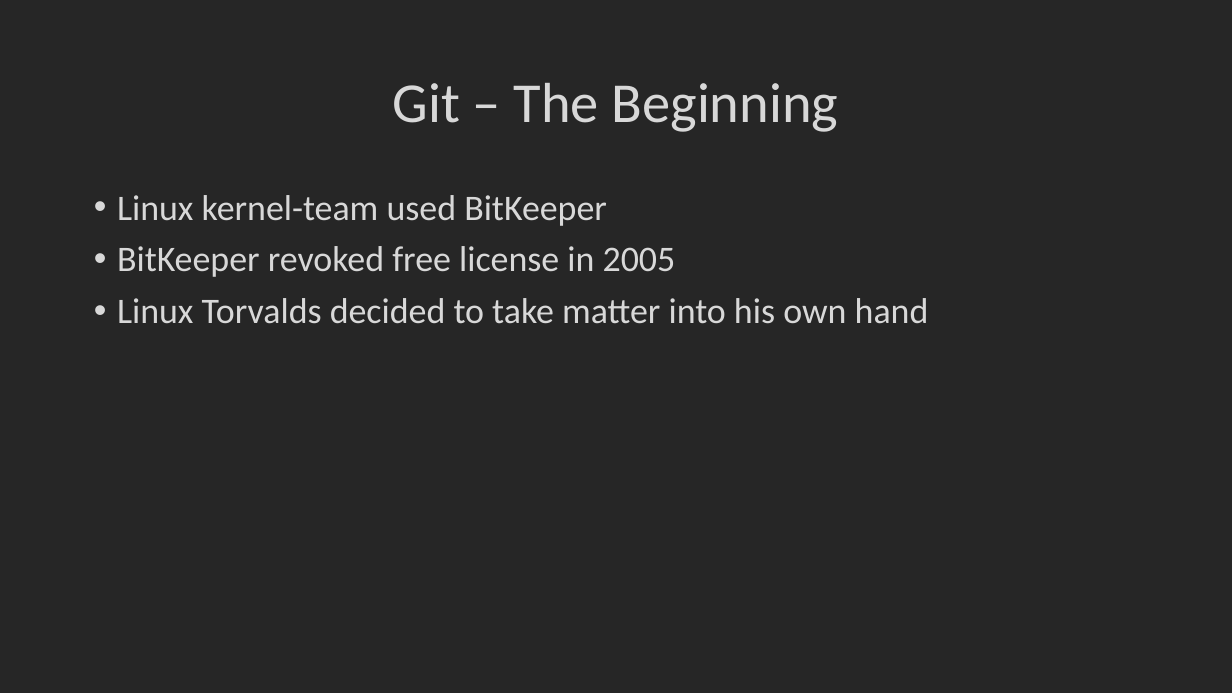
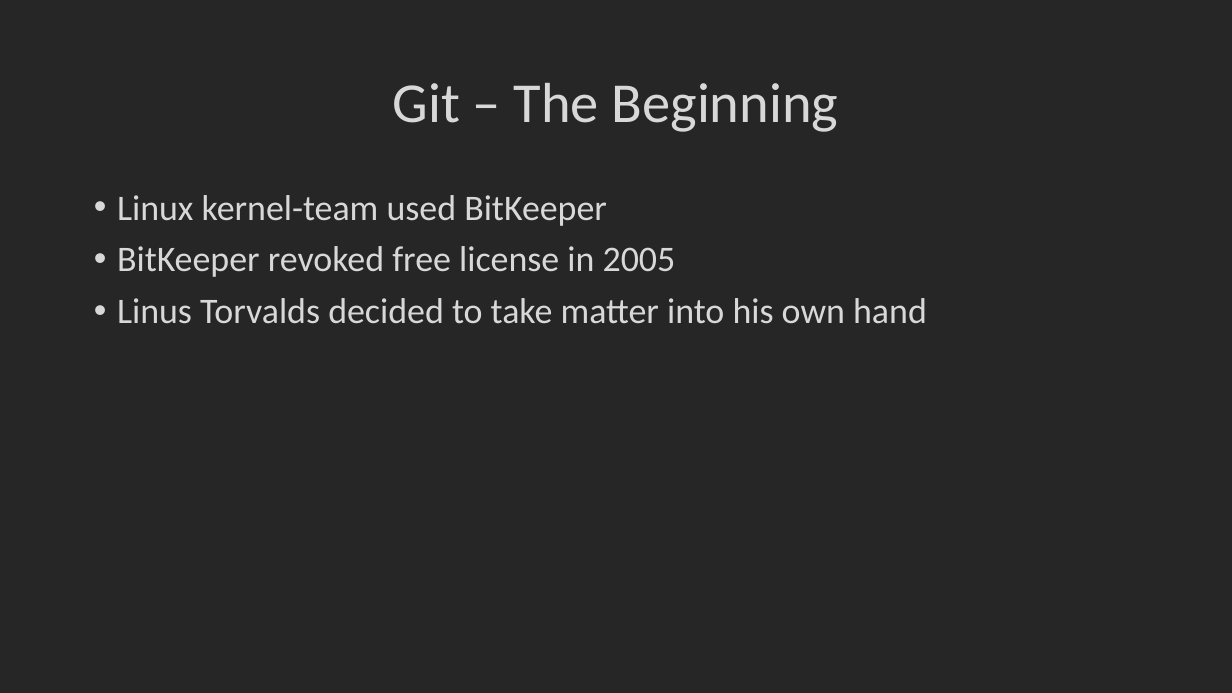
Before and after one commit to Xoechz/SEbaBB2, a slide deck: slide 4 of EN/GIT.pptx. Drawn at 1232x693 pixels with LibreOffice and Linux fonts; fonts in the diff are those of the drawing; background and template pictures are left out. Boxes give left, top, right and bottom in pixels: in the first picture for what was removed or moved away, otherwise in the second. Text is boxed around its words. In the diff, an @@ line names an element or a change of style, - is before the commit and + after.

Commit message:
updated git powerpoint

```diff
--- a/EN/GIT.pptx
+++ b/EN/GIT.pptx
@@ text at (x1=117, y1=298, x2=927, y2=324): text changed @@
-• Linux Torvalds decided to take matter into his own hand
+• Linus Torvalds decided to take matter into his own hand
```
Also in this commit, not shown: 2 other slides changed.
